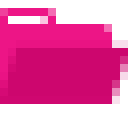
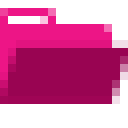
Revision of a layered 128×128 image; what changed, layer by layer:
added group "solid" with 2 layers over <box>0,40,128,104</box>
moved "Layer 1" (2nd of 2, in "solid") into group "solid", painted on it over <box>0,40,128,104</box>
moved "Layer 2" (2nd of 2, in "solid") into group "solid" over <box>0,40,120,104</box>
